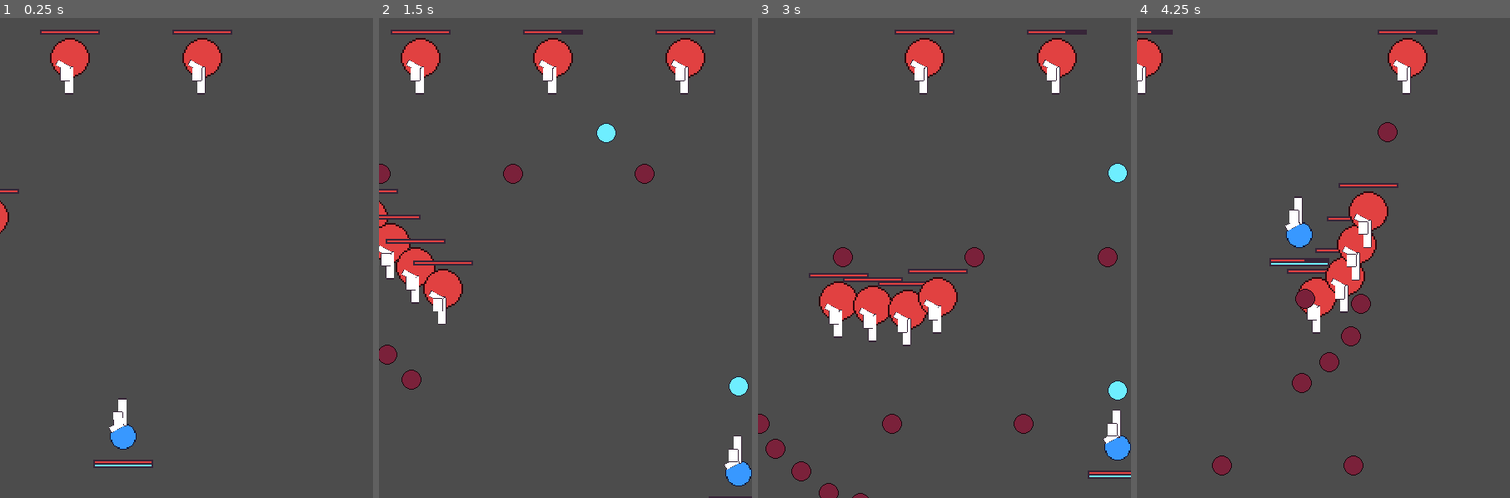
Above: before the commit, frames 1-4 (left to right).
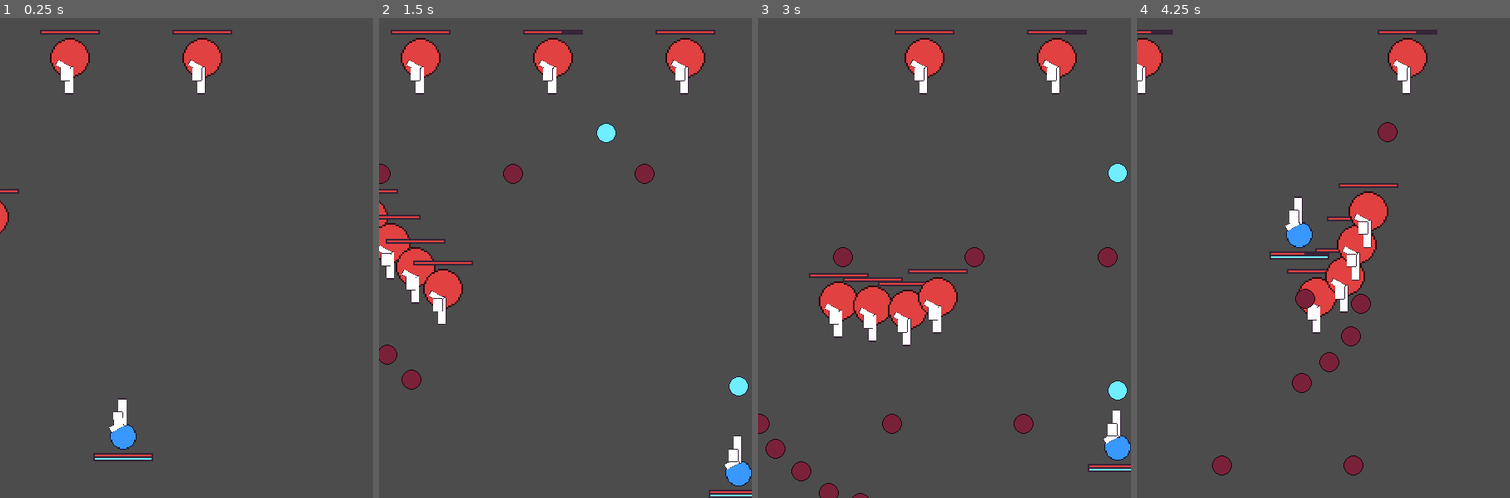
Above: after the commit, the same moments.

Repository: rthurmed/Ceifador
Game: Godot game, scene res://src/Main.tscn
Two runs of this game, one before a commit and one after it. Both use one fixed random seed, a clock stepped at 60 frames per second and the inputs below.
Inputs:
- Up to frame 1 (0.25 s): no input
- Up to frame 2 (1.5 s): hold Right (player_right) 0.53-1.28 s; hold Z (player_shoot) 0.53-1.28 s; hold Down (player_down) from 1.28 s (still down); tap Z (player_shoot) at 1.35 s
- Up to frame 3 (3 s): release Down (player_down) at 2.03 s; hold Right (player_right) 2.03-2.78 s; hold Z (player_shoot) 2.03-2.78 s; hold Up (player_up) from 2.78 s (still down); tap Z (player_shoot) at 2.85 s
- Up to frame 4 (4.25 s): release Up (player_up) at 3.53 s; hold Left (player_left) from 3.53 s (still down); hold Z (player_shoot) from 3.53 s (still down)

The runs differ from the first frame. In frame 1, 0.4% of the frame differs, in the area x 25-42%, y 90-94%; in frame 2, 0.2%; in frame 3, 0.3%; in frame 4, 0.4%.

Commit message:
Added some sound effects

Diff:
--- a/src/common/Gun.gd
+++ b/src/common/Gun.gd
@@ -3,6 +3,8 @@
 
 # GUN
 # keep shooting when enabled
+
+signal shot
 
 export var bullet_scene: PackedScene
 export var shooting = false
@@ -35,7 +37,8 @@
 
 	instance.global_position = bullet_spawn_point.global_position
 	instance.angle = bullet_spawn_point.global_rotation
-	# instance.global_rotation = bullet_spawn_point.global_rotation
 
 	var stage: Node2D = get_tree().get_nodes_in_group('stage')[0]
 	stage.add_child(instance)
+
+	emit_signal("shot")
--- a/src/common/Gun.tscn
+++ b/src/common/Gun.tscn
@@ -39,3 +39,6 @@
 visible = false
 position = Vector2( 78, 62 )
 texture = ExtResource( 1 )
+
+[node name="RayCast2D" type="RayCast2D" parent="."]
+cast_to = Vector2( 13, 0 )
--- a/src/enemy/Enemy.gd
+++ b/src/enemy/Enemy.gd
@@ -5,7 +5,11 @@
 const COLLISION_MASK = 8 # get hit by player bullets
 const GROUP = 'enemy'
 
+onready var gun = $Gun
 onready var health = $Health
+onready var audio_damage = $Audio/Damage
+onready var audio_laser = $Audio/Laser
+onready var animation = $AnimationPlayer
 
 
 func _ready():
@@ -14,17 +18,22 @@
 
 	add_to_group(GROUP)
 
-	var _ok
-	_ok = connect("area_entered", self, '_on_Enemy_area_entered')
-	_ok = health.connect("dead", self, '_on_Health_dead')
-
 
 func _on_Enemy_area_entered(area):
 	if area.is_in_group(Bullet.GROUP):
 		health.hit()
+		audio_damage.play()
 		area.queue_free()
 
 
 func _on_Health_dead():
-	queue_free()
-	# TODO: animation?
+	animation.play("death")
+
+
+func _on_Gun_shot():
+	audio_laser.pitch_scale = rand_range(0.8, 1.2)
+	audio_laser.play()
+
+
+func _on_Health_damage():
+	audio_damage.play()
--- a/src/enemy/Enemy.tscn
+++ b/src/enemy/Enemy.tscn
@@ -6,9 +6,142 @@
 [ext_resource path="res://src/common/Gun.tscn" type="PackedScene" id=4]
 [ext_resource path="res://src/enemy/EnemyBullet.tscn" type="PackedScene" id=5]
 [ext_resource path="res://src/common/Health.tscn" type="PackedScene" id=6]
+[ext_resource path="res://assets/sfx/laserShoot-enemy.wav" type="AudioStream" id=7]
+[ext_resource path="res://assets/sfx/explosion-enemy.wav" type="AudioStream" id=8]
+[ext_resource path="res://src/util/RandomPitchAudio.tscn" type="PackedScene" id=9]
+[ext_resource path="res://assets/sfx/explosion-death-enemy.wav" type="AudioStream" id=10]
 
 [sub_resource type="CircleShape2D" id=1]
 radius = 12.0
+
+[sub_resource type="Animation" id=3]
+length = 0.001
+tracks/0/type = "value"
+tracks/0/path = NodePath("Gun:shooting")
+tracks/0/interp = 1
+tracks/0/loop_wrap = true
+tracks/0/imported = false
+tracks/0/enabled = true
+tracks/0/keys = {
+"times": PoolRealArray( 0 ),
+"transitions": PoolRealArray( 1 ),
+"update": 0,
+"values": [ true ]
+}
+tracks/1/type = "value"
+tracks/1/path = NodePath("Audio/Damage:playing")
+tracks/1/interp = 1
+tracks/1/loop_wrap = true
+tracks/1/imported = false
+tracks/1/enabled = true
+tracks/1/keys = {
+"times": PoolRealArray( 0 ),
+"transitions": PoolRealArray( 1 ),
+"update": 0,
+"values": [ false ]
+}
+tracks/2/type = "value"
+tracks/2/path = NodePath("Audio/Death:playing")
+tracks/2/interp = 1
+tracks/2/loop_wrap = true
+tracks/2/imported = false
+tracks/2/enabled = true
+tracks/2/keys = {
+"times": PoolRealArray( 0 ),
+"transitions": PoolRealArray( 1 ),
+"update": 0,
+"values": [ false ]
+}
+tracks/3/type = "value"
+tracks/3/path = NodePath(".:monitoring")
+tracks/3/interp = 1
+tracks/3/loop_wrap = true
+tracks/3/imported = false
+tracks/3/enabled = true
+tracks/3/keys = {
+"times": PoolRealArray( 0 ),
+"transitions": PoolRealArray( 1 ),
+"update": 0,
+"values": [ true ]
+}
+tracks/4/type = "value"
+tracks/4/path = NodePath(".:monitorable")
+tracks/4/interp = 1
+tracks/4/loop_wrap = true
+tracks/4/imported = false
+tracks/4/enabled = true
+tracks/4/keys = {
+"times": PoolRealArray( 0 ),
+"transitions": PoolRealArray( 1 ),
+"update": 0,
+"values": [ true ]
+}
+
+[sub_resource type="Animation" id=2]
+resource_name = "death"
+length = 0.8
+tracks/0/type = "value"
+tracks/0/path = NodePath("Gun:shooting")
+tracks/0/interp = 1
+tracks/0/loop_wrap = true
+tracks/0/imported = false
+tracks/0/enabled = true
+tracks/0/keys = {
+"times": PoolRealArray( 0, 0.2 ),
+"transitions": PoolRealArray( 1, 1 ),
+"update": 1,
+"values": [ true, false ]
+}
+tracks/1/type = "method"
+tracks/1/path = NodePath(".")
+tracks/1/interp = 1
+tracks/1/loop_wrap = true
+tracks/1/imported = false
+tracks/1/enabled = true
+tracks/1/keys = {
+"times": PoolRealArray( 0.8 ),
+"transitions": PoolRealArray( 1 ),
+"values": [ {
+"args": [  ],
+"method": "queue_free"
+} ]
+}
+tracks/2/type = "value"
+tracks/2/path = NodePath("Audio/Death:playing")
+tracks/2/interp = 1
+tracks/2/loop_wrap = true
+tracks/2/imported = false
+tracks/2/enabled = true
+tracks/2/keys = {
+"times": PoolRealArray( 0, 0.1 ),
+"transitions": PoolRealArray( 1, 0.90125 ),
+"update": 1,
+"values": [ true, true ]
+}
+tracks/3/type = "value"
+tracks/3/path = NodePath(".:monitoring")
+tracks/3/interp = 1
+tracks/3/loop_wrap = true
+tracks/3/imported = false
+tracks/3/enabled = true
+tracks/3/keys = {
+"times": PoolRealArray( 0 ),
+"transitions": PoolRealArray( 1 ),
+"update": 1,
+"values": [ false ]
+}
+tracks/4/type = "value"
+tracks/4/path = NodePath(".:monitorable")
+tracks/4/interp = 1
+tracks/4/loop_wrap = true
+tracks/4/imported = false
+tracks/4/enabled = true
+tracks/4/keys = {
+"times": PoolRealArray( 0 ),
+"transitions": PoolRealArray( 1 ),
+"update": 1,
+"values": [ false ]
+}
 
 [node name="Enemy" type="Area2D"]
 collision_layer = 4
@@ -39,3 +172,25 @@
 [node name="Health" parent="." instance=ExtResource( 6 )]
 position = Vector2( 0, -17 )
 max_hp = 3
+
+[node name="Audio" type="Node" parent="."]
+
+[node name="Laser" parent="Audio" instance=ExtResource( 9 )]
+stream = ExtResource( 7 )
+volume_db = -20.0
+
+[node name="Damage" parent="Audio" instance=ExtResource( 9 )]
+stream = ExtResource( 8 )
+volume_db = -10.0
+
+[node name="Death" parent="Audio" instance=ExtResource( 9 )]
+stream = ExtResource( 10 )
+volume_db = -10.0
+
+[node name="AnimationPlayer" type="AnimationPlayer" parent="."]
+anims/RESET = SubResource( 3 )
+anims/death = SubResource( 2 )
+
+[connection signal="area_entered" from="." to="." method="_on_Enemy_area_entered"]
+[connection signal="shot" from="Gun" to="." method="_on_Gun_shot"]
+[connection signal="dead" from="Health" to="." method="_on_Health_dead"]
--- a/src/enemy/Tier1.tscn
+++ b/src/enemy/Tier1.tscn
@@ -1,6 +1,3 @@
-[gd_scene load_steps=2 format=2]
-
-[ext_resource path="res://src/enemy/Enemy.gd" type="Script" id=1]
+[gd_scene format=2]
 
 [node name="Tier1" type="Area2D"]
-script = ExtResource( 1 )
--- a/src/player/Player.gd
+++ b/src/player/Player.gd
@@ -7,6 +7,8 @@
 
 onready var gun: Gun = $Gun
 onready var health: Health = $Health
+onready var audio_damage = $Audio/Damage
+onready var audio_laser = $Audio/Laser
 
 var movement = Vector2.ZERO
 
@@ -48,3 +50,11 @@
 func _on_Health_dead():
 	queue_free()
 	# TODO: fail state
+
+
+func _on_Gun_shot():
+	audio_laser.play()
+
+
+func _on_Health_damage():
+	audio_damage.play()
--- a/src/player/Player.tscn
+++ b/src/player/Player.tscn
@@ -6,6 +6,9 @@
 [ext_resource path="res://src/player/Player.gd" type="Script" id=4]
 [ext_resource path="res://src/common/Health.tscn" type="PackedScene" id=5]
 [ext_resource path="res://assets/ruler.png" type="Texture" id=6]
+[ext_resource path="res://assets/sfx/laserShoot-player.wav" type="AudioStream" id=7]
+[ext_resource path="res://assets/sfx/explosion-player.wav" type="AudioStream" id=8]
+[ext_resource path="res://src/util/RandomPitchAudio.tscn" type="PackedScene" id=9]
 
 [sub_resource type="CircleShape2D" id=1]
 radius = 8.0
@@ -55,13 +58,25 @@
 delay_first = false
 
 [node name="Health" parent="." instance=ExtResource( 5 )]
-position = Vector2( 0, 14 )
+position = Vector2( 0, 10 )
 max_hp = 20
 
 [node name="Energy" parent="." instance=ExtResource( 5 )]
-position = Vector2( 0, 16 )
+position = Vector2( 0, 12 )
 max_hp = 20
 color = Color( 0.431373, 0.933333, 1, 1 )
 
+[node name="Audio" type="Node" parent="."]
+
+[node name="Laser" parent="Audio" instance=ExtResource( 9 )]
+stream = ExtResource( 7 )
+volume_db = -15.0
+
+[node name="Damage" parent="Audio" instance=ExtResource( 9 )]
+stream = ExtResource( 8 )
+volume_db = -10.0
+
 [connection signal="area_entered" from="Area" to="." method="_on_Area_area_entered"]
+[connection signal="shot" from="Gun" to="." method="_on_Gun_shot"]
+[connection signal="damage" from="Health" to="." method="_on_Health_damage"]
 [connection signal="dead" from="Health" to="." method="_on_Health_dead"]
--- /dev/null
+++ b/src/util/RandomPitchAudio.gd
@@ -0,0 +1,10 @@
+extends AudioStreamPlayer
+
+
+var rng = RandomNumberGenerator.new()
+
+
+func play(from_position: float = 0.0):
+	rng.randomize()
+	pitch_scale = rng.randf_range(0.6, 1.4)
+	.play(from_position) # calling super
--- /dev/null
+++ b/src/util/RandomPitchAudio.tscn
@@ -0,0 +1,6 @@
+[gd_scene load_steps=2 format=2]
+
+[ext_resource path="res://src/util/RandomPitchAudio.gd" type="Script" id=1]
+
+[node name="RandomPitchAudio" type="AudioStreamPlayer"]
+script = ExtResource( 1 )
Not shown, added: assets/sfx/explosion-death-enemy.wav.import
Not shown, added: assets/sfx/explosion-enemy.wav.import
Not shown, added: assets/sfx/explosion-player.wav.import
Not shown, added: assets/sfx/laserShoot (4).wav.import
Not shown, added: assets/sfx/laserShoot-enemy.wav.import
Not shown, added: assets/sfx/laserShoot-player.wav.import
Not shown, added: assets/sfx/powerUp.wav.import
Not shown: 1 places in src/enemy/Enemy.tscn that only renumber resources
Not shown: 1 places in src/player/Player.tscn that only renumber resources
Not shown, added: assets/sfx/explosion-death-enemy.wav
Not shown, added: assets/sfx/explosion-enemy.wav
Not shown, added: assets/sfx/explosion-player.wav
(and 4 more such lines)
